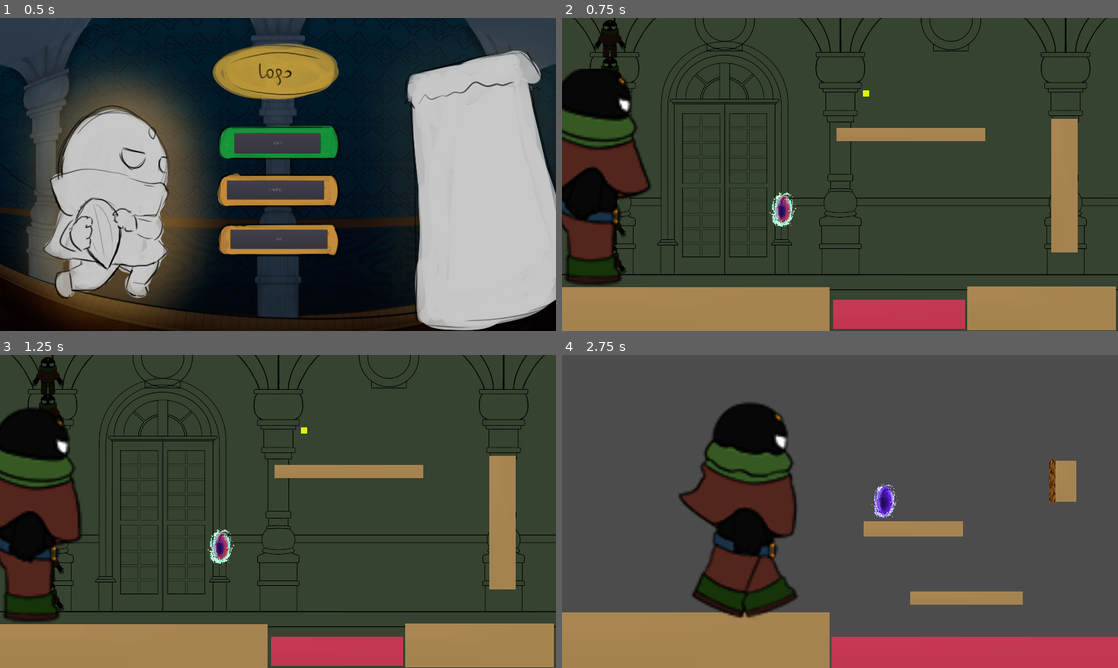
Above: before the commit, frames 1-4 (two rows, left to right).
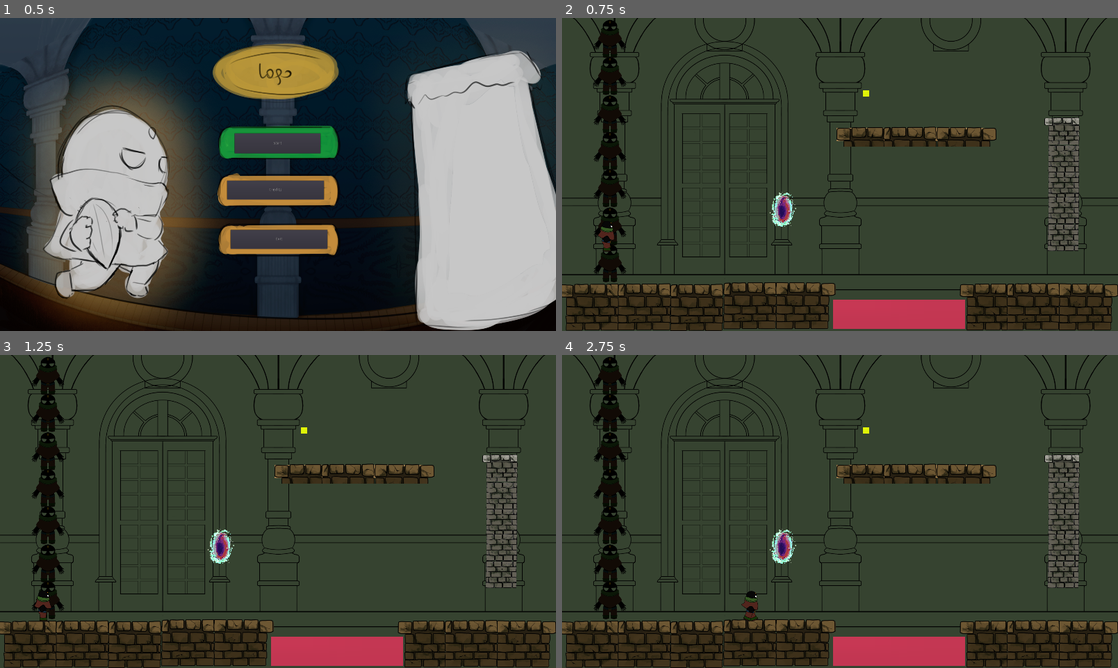
Above: after the commit, the same moments.

Repository: alaniv/GGJ2023TimelessMansion
Game: Godot game, scene res://Prototype/MainMenu/MainMenu.tscn
The game is run twice, just before and just after one commit, with the same random seed, the same clock (stepped at 60 frames per second) and the same inputs. The project has no main scene, so this scene is started directly.
Inputs:
- Up to frame 1 (0.5 s): no input
- Up to frame 2 (0.75 s): click "Start" at 0.5 s
- Up to frame 3 (1.25 s): no input
- Up to frame 4 (2.75 s): tap Enter (ui_accept) at 1.25, 1.52, 2.27 s; hold Right (ui_right) from 1.28 s (still down)

Frame 1 is identical in both runs. In frame 2, 21% of the frame differs, in the area x 0-100%, y 16-100%; in frame 3, 21%; in frame 4, 95%, in the area x 0-100%, y 0-100%.

Commit message:
aRT ADDED IN PROGRESS

Diff:
--- a/Prototype/Levels/Level1.tscn
+++ b/Prototype/Levels/Level1.tscn
@@ -1,36 +1,41 @@
-[gd_scene load_steps=33 format=2]
+[gd_scene load_steps=36 format=2]
 
 [ext_resource path="res://Prototype/Levels/Resources/Backgrounds/twopixel.jpg" type="Texture" id=1]
 [ext_resource path="res://Prototype/Character/MainCharacter.tscn" type="PackedScene" id=2]
-[ext_resource path="res://Prototype/SeedManagement/vines.jpg" type="Texture" id=3]
+[ext_resource path="res://Prototype/Levels/Resources/liana.png" type="Texture" id=3]
 [ext_resource path="res://Prototype/Levels/Resources/seed.png" type="Texture" id=4]
 [ext_resource path="res://Prototype/Levels/Resources/Backgrounds/fondo y personaje.png" type="Texture" id=5]
 [ext_resource path="res://Prototype/ErasManagement/ErasManager/ErasManager.tscn" type="PackedScene" id=6]
 [ext_resource path="res://Prototype/ErasManagement/Portal/Portal.tscn" type="PackedScene" id=7]
 [ext_resource path="res://Prototype/Levels/LevelObjects/DamagingObjects/SpikeFloor.tscn" type="PackedScene" id=8]
-[ext_resource path="res://Prototype/SeedManagement/soil.jpg" type="Texture" id=9]
+[ext_resource path="res://Prototype/Levels/Resources/Backgrounds/tiles 1500.png" type="Texture" id=9]
 [ext_resource path="res://Prototype/SeedManagement/SeedableZone.tscn" type="PackedScene" id=10]
 [ext_resource path="res://Prototype/SeedManagement/ClimbableArea.gd" type="Script" id=11]
 [ext_resource path="res://Prototype/ErasManagement/EraCommonDynamic.gd" type="Script" id=12]
 [ext_resource path="res://Prototype/SeedManagement/SeedHandler.tscn" type="PackedScene" id=13]
 [ext_resource path="res://Prototype/Levels/Exit.gd" type="Script" id=14]
+[ext_resource path="res://Prototype/Levels/Resources/Backgrounds/tiles 1900.png" type="Texture" id=15]
+[ext_resource path="res://Prototype/Levels/Resources/Backgrounds/tiles 1800.png" type="Texture" id=16]
+
+[sub_resource type="RectangleShape2D" id=20]
+extents = Vector2( 466, 85.25 )
+
+[sub_resource type="RectangleShape2D" id=2]
+extents = Vector2( 254.5, 74.5 )
+
+[sub_resource type="RectangleShape2D" id=4]
+extents = Vector2( 272, 21 )
+
+[sub_resource type="RectangleShape2D" id=3]
+extents = Vector2( 230.5, 53 )
+
+[sub_resource type="RectangleShape2D" id=19]
 
 [sub_resource type="RectangleShape2D" id=1]
 extents = Vector2( 460, 92.5 )
 
-[sub_resource type="RectangleShape2D" id=2]
-extents = Vector2( 254.5, 74.5 )
-
-[sub_resource type="RectangleShape2D" id=4]
-extents = Vector2( 254.5, 21 )
-
-[sub_resource type="RectangleShape2D" id=3]
-extents = Vector2( 230.5, 53 )
-
-[sub_resource type="RectangleShape2D" id=19]
-
 [sub_resource type="RectangleShape2D" id=6]
-extents = Vector2( 195.5, 23 )
+extents = Vector2( 187.25, 23 )
 
 [sub_resource type="GDScript" id=10]
 script/source = "extends Area2D
@@ -59,7 +64,7 @@
 "values": [ Vector2( 1397, 839 ) ]
 }
 tracks/1/type = "value"
-tracks/1/path = NodePath("Sprite:position")
+tracks/1/path = NodePath("CollisionShape2D:position")
 tracks/1/interp = 1
 tracks/1/loop_wrap = true
 tracks/1/imported = false
@@ -71,7 +76,7 @@
 "values": [ Vector2( 0, 0 ) ]
 }
 tracks/2/type = "value"
-tracks/2/path = NodePath("CollisionShape2D:position")
+tracks/2/path = NodePath("Area2D:position")
 tracks/2/interp = 1
 tracks/2/loop_wrap = true
 tracks/2/imported = false
@@ -80,18 +85,6 @@
 "times": PoolRealArray( 0 ),
 "transitions": PoolRealArray( 1 ),
 "update": 0,
-"values": [ Vector2( 0, 0 ) ]
-}
-tracks/3/type = "value"
-tracks/3/path = NodePath("Area2D:position")
-tracks/3/interp = 1
-tracks/3/loop_wrap = true
-tracks/3/imported = false
-tracks/3/enabled = true
-tracks/3/keys = {
-"times": PoolRealArray( 0 ),
-"transitions": PoolRealArray( 1 ),
-"update": 0,
 "values": [ Vector2( 0, -150 ) ]
 }
 
@@ -100,7 +93,7 @@
 length = 2.0
 loop = true
 tracks/0/type = "value"
-tracks/0/path = NodePath("Sprite:position")
+tracks/0/path = NodePath("CollisionShape2D:position")
 tracks/0/interp = 1
 tracks/0/loop_wrap = true
 tracks/0/imported = false
@@ -112,7 +105,7 @@
 "values": [ Vector2( 0, 0 ), Vector2( -250, 0 ), Vector2( 0, 0 ), Vector2( 250, 0 ), Vector2( 0, 0 ) ]
 }
 tracks/1/type = "value"
-tracks/1/path = NodePath("CollisionShape2D:position")
+tracks/1/path = NodePath("Area2D:position")
 tracks/1/interp = 1
 tracks/1/loop_wrap = true
 tracks/1/imported = false
@@ -121,18 +114,6 @@
 "times": PoolRealArray( 0, 0.5, 1, 1.5, 2 ),
 "transitions": PoolRealArray( 1, 1, 1, 1, 1 ),
 "update": 0,
-"values": [ Vector2( 0, 0 ), Vector2( -250, 0 ), Vector2( 0, 0 ), Vector2( 250, 0 ), Vector2( 0, 0 ) ]
-}
-tracks/2/type = "value"
-tracks/2/path = NodePath("Area2D:position")
-tracks/2/interp = 1
-tracks/2/loop_wrap = true
-tracks/2/imported = false
-tracks/2/enabled = true
-tracks/2/keys = {
-"times": PoolRealArray( 0, 0.5, 1, 1.5, 2 ),
-"transitions": PoolRealArray( 1, 1, 1, 1, 1 ),
-"update": 0,
 "values": [ Vector2( 0, -150 ), Vector2( -250, -150 ), Vector2( 0, -150 ), Vector2( 250, -150 ), Vector2( 0, -150 ) ]
 }
 
@@ -177,7 +158,7 @@
 extents = Vector2( 34.5, 72 )
 
 [sub_resource type="RectangleShape2D" id=15]
-extents = Vector2( 10, 50.5 )
+extents = Vector2( 36.5, 226 )
 
 [node name="TestLevelPortales" type="Node2D"]
 
@@ -193,20 +174,63 @@
 centered = false
 
 [node name="Plataforma" type="StaticBody2D" parent="Eras/Era_0"]
-position = Vector2( 462, 937 )
+position = Vector2( 3579, 4455 )
 __meta__ = {
 "_edit_group_": true
 }
 
 [node name="Sprite" type="Sprite" parent="Eras/Era_0/Plataforma"]
 modulate = Color( 0.666667, 0.537255, 0.333333, 1 )
-position = Vector2( 0, 66.5 )
-scale = Vector2( 463, 75.5 )
-texture = ExtResource( 1 )
-
-[node name="CollisionShape2D" type="CollisionShape2D" parent="Eras/Era_0/Plataforma" groups=["Area_0_CollisionShape"]]
-position = Vector2( 2, 64.5 )
-shape = SubResource( 1 )
+position = Vector2( -3482.75, -3459.74 )
+scale = Vector2( 0.866043, 0.866043 )
+texture = ExtResource( 15 )
+hframes = 3
+vframes = 4
+region_filter_clip = true
+
+[node name="Sprite2" type="Sprite" parent="Eras/Era_0/Plataforma"]
+modulate = Color( 0.666667, 0.537255, 0.333333, 1 )
+position = Vector2( -3296, -3460 )
+scale = Vector2( 0.866043, 0.866043 )
+texture = ExtResource( 15 )
+hframes = 3
+vframes = 4
+frame = 1
+region_filter_clip = true
+
+[node name="Sprite3" type="Sprite" parent="Eras/Era_0/Plataforma"]
+modulate = Color( 0.666667, 0.537255, 0.333333, 1 )
+position = Vector2( -3115, -3458 )
+scale = Vector2( 0.866043, 0.866043 )
+texture = ExtResource( 15 )
+hframes = 3
+vframes = 4
+frame = 1
+region_filter_clip = true
+
+[node name="Sprite4" type="Sprite" parent="Eras/Era_0/Plataforma"]
+modulate = Color( 0.666667, 0.537255, 0.333333, 1 )
+position = Vector2( -2931, -3464 )
+scale = Vector2( 0.866043, 0.866043 )
+texture = ExtResource( 15 )
+hframes = 3
+vframes = 4
+frame = 1
+region_filter_clip = true
+
+[node name="Sprite5" type="Sprite" parent="Eras/Era_0/Plataforma"]
+modulate = Color( 0.666667, 0.537255, 0.333333, 1 )
+position = Vector2( -2747, -3465 )
+scale = Vector2( 0.866043, 0.866043 )
+texture = ExtResource( 15 )
+hframes = 3
+vframes = 4
+frame = 2
+region_filter_clip = true
+
+[node name="CollisionShape2D2" type="CollisionShape2D" parent="Eras/Era_0/Plataforma" groups=["Area_0_CollisionShape"]]
+position = Vector2( -3115, -3451.75 )
+shape = SubResource( 20 )
 
 [node name="Plataforma2" type="StaticBody2D" parent="Eras/Era_0"]
 position = Vector2( 1450, 935 )
@@ -214,15 +238,38 @@
 "_edit_group_": true
 }
 
-[node name="Sprite" type="Sprite" parent="Eras/Era_0/Plataforma2"]
-modulate = Color( 0.666667, 0.537255, 0.333333, 1 )
-position = Vector2( 206.5, 66.5 )
-scale = Vector2( 256.5, 75.5 )
-texture = ExtResource( 1 )
-
 [node name="CollisionShape2D" type="CollisionShape2D" parent="Eras/Era_0/Plataforma2" groups=["Area_0_CollisionShape"]]
 position = Vector2( 205.5, 64.5 )
 shape = SubResource( 2 )
+
+[node name="Sprite6" type="Sprite" parent="Eras/Era_0/Plataforma2"]
+modulate = Color( 0.666667, 0.537255, 0.333333, 1 )
+position = Vector2( 359, 59 )
+scale = Vector2( 0.866043, 0.866043 )
+texture = ExtResource( 15 )
+hframes = 3
+vframes = 4
+frame = 2
+region_filter_clip = true
+
+[node name="Sprite7" type="Sprite" parent="Eras/Era_0/Plataforma2"]
+modulate = Color( 0.666667, 0.537255, 0.333333, 1 )
+position = Vector2( 176, 59 )
+scale = Vector2( 0.866043, 0.866043 )
+texture = ExtResource( 15 )
+hframes = 3
+vframes = 4
+frame = 1
+region_filter_clip = true
+
+[node name="Sprite8" type="Sprite" parent="Eras/Era_0/Plataforma2"]
+modulate = Color( 0.666667, 0.537255, 0.333333, 1 )
+position = Vector2( 2, 59 )
+scale = Vector2( 0.866043, 0.866043 )
+texture = ExtResource( 15 )
+hframes = 4
+vframes = 4
+region_filter_clip = true
 
 [node name="Plataforma3" type="StaticBody2D" parent="Eras/Era_0"]
 position = Vector2( 998, 282 )
@@ -236,8 +283,37 @@
 scale = Vector2( 256.5, 22.5 )
 texture = ExtResource( 1 )
 
+[node name="Sprite9" type="Sprite" parent="Eras/Era_0/Plataforma3"]
+modulate = Color( 0.666667, 0.537255, 0.333333, 1 )
+position = Vector2( 28, 125 )
+scale = Vector2( 0.866043, 0.866043 )
+texture = ExtResource( 15 )
+hframes = 4
+vframes = 9
+region_filter_clip = true
+
+[node name="Sprite10" type="Sprite" parent="Eras/Era_0/Plataforma3"]
+modulate = Color( 0.666667, 0.537255, 0.333333, 1 )
+position = Vector2( 202, 125 )
+scale = Vector2( 0.866043, 0.866043 )
+texture = ExtResource( 15 )
+hframes = 3
+vframes = 9
+frame = 1
+region_filter_clip = true
+
+[node name="Sprite11" type="Sprite" parent="Eras/Era_0/Plataforma3"]
+modulate = Color( 0.666667, 0.537255, 0.333333, 1 )
+position = Vector2( 390, 125 )
+scale = Vector2( 0.866043, 0.866043 )
+texture = ExtResource( 15 )
+hframes = 3
+vframes = 9
+frame = 2
+region_filter_clip = true
+
 [node name="CollisionShape2D" type="CollisionShape2D" parent="Eras/Era_0/Plataforma3" groups=["Area_0_CollisionShape"]]
-position = Vector2( 205.5, 118 )
+position = Vector2( 225, 116 )
 shape = SubResource( 4 )
 
 [node name="SpikeFloor" parent="Eras/Era_0" instance=ExtResource( 8 )]
@@ -290,13 +366,42 @@
 position = Vector2( 1, 46.5 )
 shape = SubResource( 1 )
 
+[node name="Tiles1800" type="Sprite" parent="Eras/Era_1/Plataforma"]
+position = Vector2( -340, 39 )
+texture = ExtResource( 16 )
+hframes = 3
+vframes = 4
+
+[node name="Tiles1801" type="Sprite" parent="Eras/Era_1/Plataforma"]
+position = Vector2( -122, 41 )
+texture = ExtResource( 16 )
+hframes = 3
+vframes = 4
+frame = 1
+
+[node name="Tiles1802" type="Sprite" parent="Eras/Era_1/Plataforma"]
+position = Vector2( 88, 37 )
+texture = ExtResource( 16 )
+hframes = 3
+vframes = 4
+frame = 1
+
+[node name="Tiles1803" type="Sprite" parent="Eras/Era_1/Plataforma"]
+position = Vector2( 296, 39 )
+texture = ExtResource( 16 )
+hframes = 3
+vframes = 4
+frame = 1
+
+[node name="Tiles1804" type="Sprite" parent="Eras/Era_1/Plataforma"]
+position = Vector2( 452, 37 )
+texture = ExtResource( 16 )
+hframes = 8
+vframes = 4
+frame = 7
+
 [node name="Plataforma2" type="StaticBody2D" parent="Eras/Era_1"]
 position = Vector2( 1397, 839 )
-
-[node name="Sprite" type="Sprite" parent="Eras/Era_1/Plataforma2"]
-modulate = Color( 0.666667, 0.537255, 0.333333, 1 )
-scale = Vector2( 195, 23.75 )
-texture = ExtResource( 1 )
 
 [node name="CollisionShape2D" type="CollisionShape2D" parent="Eras/Era_1/Plataforma2" groups=["Area_0_CollisionShape"]]
 shape = SubResource( 6 )
@@ -307,6 +412,19 @@
 collision_mask = 512
 script = SubResource( 10 )
 
+[node name="Tiles1806" type="Sprite" parent="Eras/Era_1/Plataforma2/Area2D"]
+position = Vector2( 86, 149 )
+texture = ExtResource( 16 )
+hframes = 4
+vframes = 12
+frame = 3
+
+[node name="Tiles1805" type="Sprite" parent="Eras/Era_1/Plataforma2/Area2D"]
+position = Vector2( -111, 147 )
+texture = ExtResource( 16 )
+hframes = 4
+vframes = 12
+
 [node name="CollisionShape2D" type="CollisionShape2D" parent="Eras/Era_1/Plataforma2/Area2D"]
 position = Vector2( -4, 69 )
 shape = SubResource( 9 )
@@ -321,11 +439,18 @@
 "_edit_group_": true
 }
 
-[node name="Sprite" type="Sprite" parent="Eras/Era_1/Plataforma3"]
-modulate = Color( 0.666667, 0.537255, 0.333333, 1 )
-position = Vector2( 92, 165.5 )
-scale = Vector2( 172, 26.5 )
-texture = ExtResource( 1 )
+[node name="Tiles1808" type="Sprite" parent="Eras/Era_1/Plataforma3"]
+position = Vector2( 181, 161 )
+texture = ExtResource( 16 )
+hframes = 5
+vframes = 12
+frame = 4
+
+[node name="Tiles1807" type="Sprite" parent="Eras/Era_1/Plataforma3"]
+position = Vector2( 11, 163 )
+texture = ExtResource( 16 )
+hframes = 4
+vframes = 12
 
 [node name="CollisionShape2D" type="CollisionShape2D" parent="Eras/Era_1/Plataforma3" groups=["Area_0_CollisionShape"]]
 position = Vector2( 90.5, 166.5 )
@@ -349,10 +474,8 @@
 shape = SubResource( 5 )
 
 [node name="Era_2" type="Node2D" parent="Eras"]
-visible = false
 
 [node name="Era_3" type="Node2D" parent="Eras"]
-visible = false
 
 [node name="ErasCommonDynamics" type="Node2D" parent="." groups=["ErasCommonDynamics"]]
 
@@ -365,14 +488,47 @@
 [node name="Plataforma" type="StaticBody2D" parent="ErasCommonDynamics/SeedableZoneVines/Era_0"]
 position = Vector2( 1699.5, 436.5 )
 
-[node name="Sprite" type="Sprite" parent="ErasCommonDynamics/SeedableZoneVines/Era_0/Plataforma"]
-modulate = Color( 0.666667, 0.537255, 0.333333, 1 )
-position = Vector2( 36.5, 141.5 )
-scale = Vector2( 45.5, 230 )
-texture = ExtResource( 1 )
+[node name="Tiles1900" type="Sprite" parent="ErasCommonDynamics/SeedableZoneVines/Era_0/Plataforma"]
+position = Vector2( 28.4999, -47.5 )
+scale = Vector2( 0.507576, 0.507576 )
+texture = ExtResource( 15 )
+hframes = 3
+vframes = 4
+
+[node name="Tiles1901" type="Sprite" parent="ErasCommonDynamics/SeedableZoneVines/Era_0/Plataforma"]
+position = Vector2( 28.5, 47.5 )
+scale = Vector2( 0.507576, 0.507576 )
+texture = ExtResource( 15 )
+hframes = 3
+vframes = 4
+frame = 3
+
+[node name="Tiles1902" type="Sprite" parent="ErasCommonDynamics/SeedableZoneVines/Era_0/Plataforma"]
+position = Vector2( 28.5, 139.5 )
+scale = Vector2( 0.507576, 0.507576 )
+texture = ExtResource( 15 )
+hframes = 3
+vframes = 4
+frame = 3
+
+[node name="Tiles1903" type="Sprite" parent="ErasCommonDynamics/SeedableZoneVines/Era_0/Plataforma"]
+position = Vector2( 28.5, 225.5 )
+scale = Vector2( 0.507576, 0.507576 )
+texture = ExtResource( 15 )
+hframes = 3
+vframes = 4
+frame = 3
+
+[node name="Tiles1904" type="Sprite" parent="ErasCommonDynamics/SeedableZoneVines/Era_0/Plataforma"]
+position = Vector2( 26.5, 319.5 )
+scale = Vector2( 0.507576, 0.507576 )
+texture = ExtResource( 15 )
+hframes = 3
+vframes = 4
+frame = 3
 
 [node name="CollisionShape2D" type="CollisionShape2D" parent="ErasCommonDynamics/SeedableZoneVines/Era_0/Plataforma" groups=["Area_0_CollisionShape"]]
-position = Vector2( 47.5, 146 )
+position = Vector2( 48.5, 142.5 )
 shape = SubResource( 16 )
 
 [node name="ClimbableArea" type="Area2D" parent="ErasCommonDynamics/SeedableZoneVines/Era_0"]
@@ -386,8 +542,8 @@
 shape = SubResource( 14 )
 
 [node name="SpriteEnredadera" type="Sprite" parent="ErasCommonDynamics/SeedableZoneVines/Era_0"]
-position = Vector2( 1699.5, 576 )
-scale = Vector2( 0.255556, 5.60976 )
+position = Vector2( 1695, 600 )
+scale = Vector2( 0.218614, 0.356073 )
 texture = ExtResource( 3 )
 
 [node name="Era_1" type="Node2D" parent="ErasCommonDynamics/SeedableZoneVines"]
@@ -395,12 +551,6 @@
 
 [node name="Plataforma" type="StaticBody2D" parent="ErasCommonDynamics/SeedableZoneVines/Era_1"]
 position = Vector2( 1693.45, 436 )
-
-[node name="Sprite" type="Sprite" parent="ErasCommonDynamics/SeedableZoneVines/Era_1/Plataforma"]
-modulate = Color( 0.666667, 0.537255, 0.333333, 1 )
-position = Vector2( 36.5, -0.5 )
-scale = Vector2( 45.5, 71.5 )
-texture = ExtResource( 1 )
 
 [node name="CollisionShape2D" type="CollisionShape2D" parent="ErasCommonDynamics/SeedableZoneVines/Era_1/Plataforma" groups=["Area_0_CollisionShape"]]
 position = Vector2( 47.5, 0 )
@@ -410,13 +560,8 @@
 position = Vector2( 1693.45, 436 )
 
 [node name="CollisionShape2D" type="CollisionShape2D" parent="ErasCommonDynamics/SeedableZoneVines/Era_1/SeedableZone"]
-position = Vector2( 0, 19.5 )
+position = Vector2( 18.05, 141 )
 shape = SubResource( 15 )
-
-[node name="SpriteTierra" type="Sprite" parent="ErasCommonDynamics/SeedableZoneVines/Era_1"]
-position = Vector2( 1693.45, 436 )
-scale = Vector2( 0.344828, 2.76364 )
-texture = ExtResource( 9 )
 
 [node name="SpriteSemilla" type="Sprite" parent="ErasCommonDynamics/SeedableZoneVines/Era_1"]
 position = Vector2( 1693.45, 436 )
@@ -424,6 +569,45 @@
 scale = Vector2( 0.0689634, 0.0802821 )
 texture = ExtResource( 4 )
 
+[node name="Tiles1500" type="Sprite" parent="ErasCommonDynamics/SeedableZoneVines/Era_1"]
+position = Vector2( 1724.73, 389.75 )
+scale = Vector2( 0.517677, 0.517677 )
+texture = ExtResource( 9 )
+hframes = 3
+vframes = 4
+
+[node name="Tiles1501" type="Sprite" parent="ErasCommonDynamics/SeedableZoneVines/Era_1"]
+position = Vector2( 1725, 483 )
+scale = Vector2( 0.517677, 0.517677 )
+texture = ExtResource( 9 )
+hframes = 3
+vframes = 4
+frame = 3
+
+[node name="Tiles1502" type="Sprite" parent="ErasCommonDynamics/SeedableZoneVines/Era_1"]
+position = Vector2( 1725, 574 )
+scale = Vector2( 0.517677, 0.517677 )
+texture = ExtResource( 9 )
+hframes = 3
+vframes = 4
+frame = 3
+
+[node name="Tiles1503" type="Sprite" parent="ErasCommonDynamics/SeedableZoneVines/Era_1"]
+position = Vector2( 1725, 666 )
+scale = Vector2( 0.517677, 0.517677 )
+texture = ExtResource( 9 )
+hframes = 3
+vframes = 4
+frame = 3
+
+[node name="Tiles1504" type="Sprite" parent="ErasCommonDynamics/SeedableZoneVines/Era_1"]
+position = Vector2( 1723, 758 )
+scale = Vector2( 0.517677, 0.517677 )
+texture = ExtResource( 9 )
+hframes = 3
+vframes = 4
+frame = 3
+
 [node name="Era_2" type="Node2D" parent="ErasCommonDynamics/SeedableZoneVines"]
 
 [node name="Era_3" type="Node2D" parent="ErasCommonDynamics/SeedableZoneVines"]
@@ -432,7 +616,6 @@
 
 [node name="Node2D" parent="." instance=ExtResource( 2 )]
 position = Vector2( 157, 739 )
-scale = Vector2( 7, 7 )
 
 [node name="SeedHandler" parent="Node2D" instance=ExtResource( 13 )]
 position = Vector2( -1.71428, 6.42857 )
Binary file added: Prototype/Levels/Resources/Backgrounds/tiles 1500.png
Not shown, added: Prototype/Levels/Resources/Backgrounds/tiles 1500.png.import
Binary file added: Prototype/Levels/Resources/Backgrounds/tiles 1800.png
Not shown, added: Prototype/Levels/Resources/Backgrounds/tiles 1800.png.import
Binary file added: Prototype/Levels/Resources/Backgrounds/tiles 1900.png
Not shown, added: Prototype/Levels/Resources/Backgrounds/tiles 1900.png.import
Binary file added: Prototype/Levels/Resources/liana.png
Not shown, added: Prototype/Levels/Resources/liana.png.import
